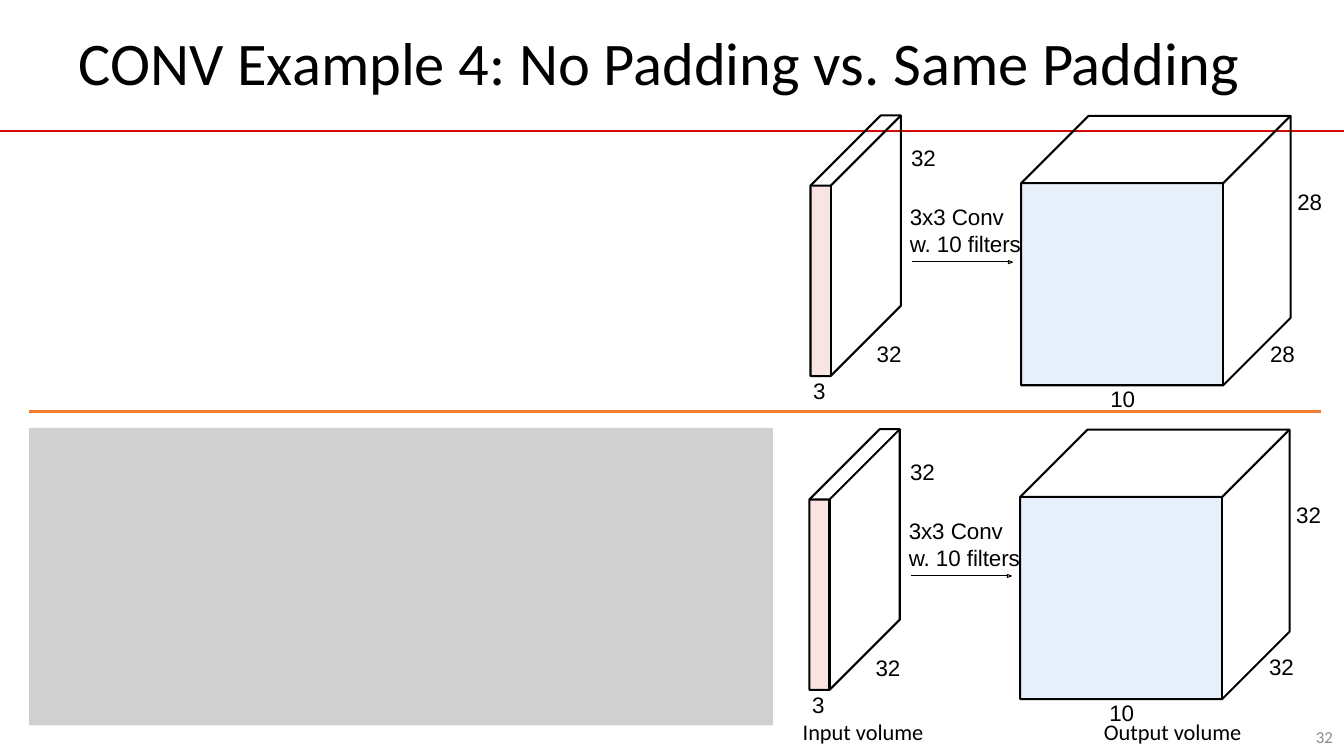
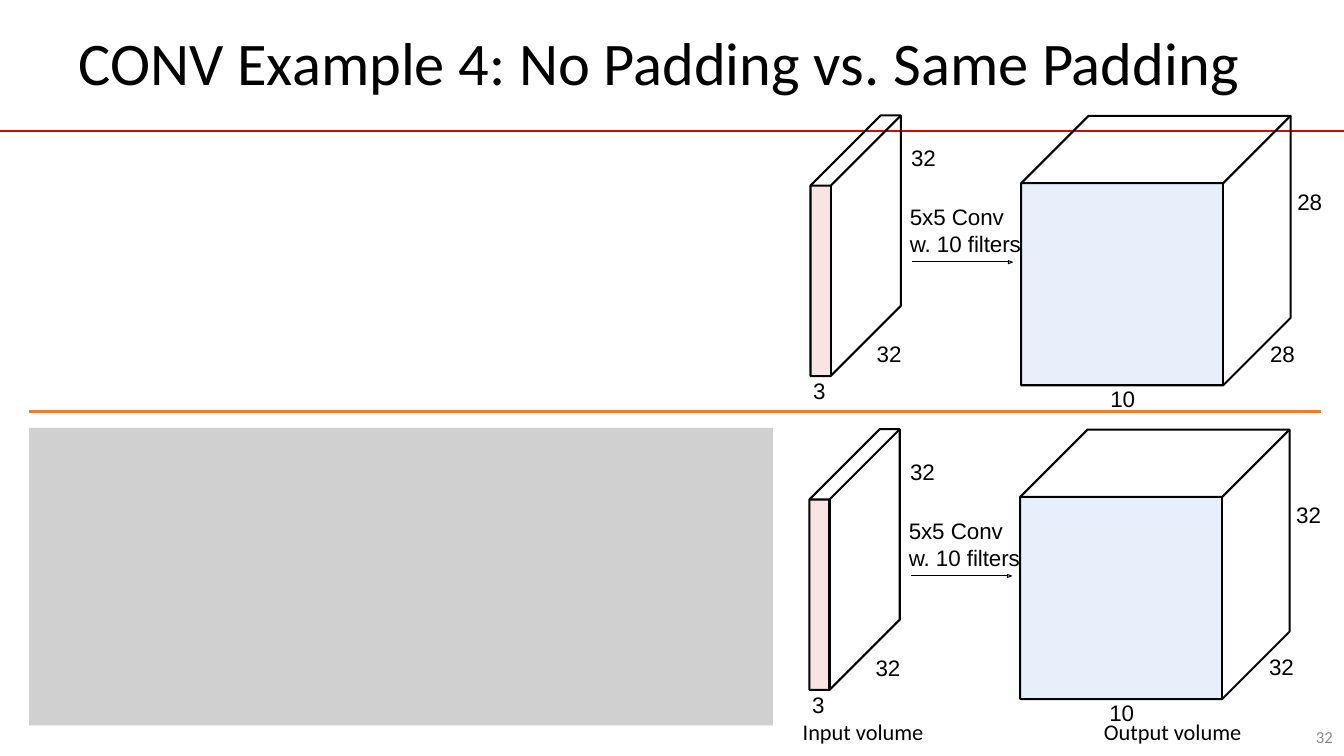
Before and after one commit to guhofstra/CSC144V, a slide deck: slide 32 of PPTs/L3.1 Convolutional Neural Networks.pptx. Drawn at 1344x756 pixels with LibreOffice and Linux fonts; fonts in the diff are those of the drawing; grey boxes stand for pictures. Boxes give left, top, right and bottom in pixels: in the first picture for what was removed or moved away, otherwise in the second. Text is boxed around its words. In the diff, an @@ line names an element or a change of style, - is before the commit and + after.

```diff
--- a/PPTs/L3.1 Convolutional Neural Networks.pptx
+++ b/PPTs/L3.1 Convolutional Neural Networks.pptx
@@ text at (910, 209, 1004, 226): text changed @@
-3x3 Conv
+5x5 Conv
@@ text at (909, 523, 1003, 540): text changed @@
-3x3 Conv
+5x5 Conv
```
Also in this commit, not shown: 5 other slides changed, 1 other file.
